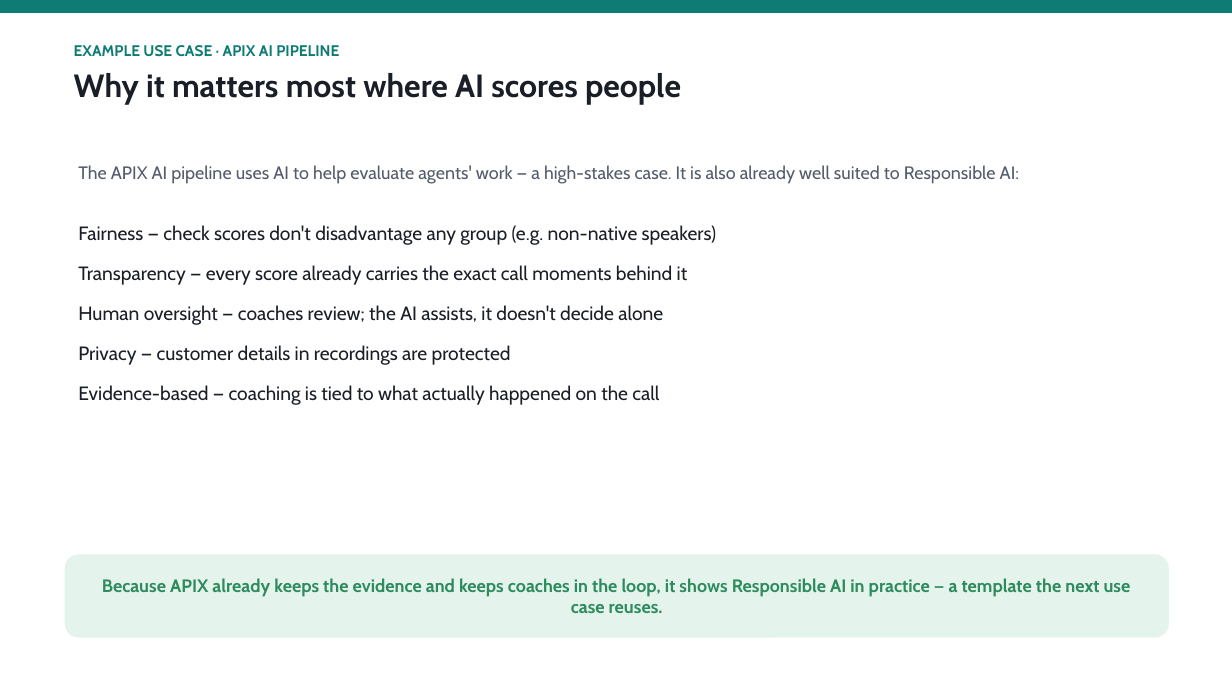
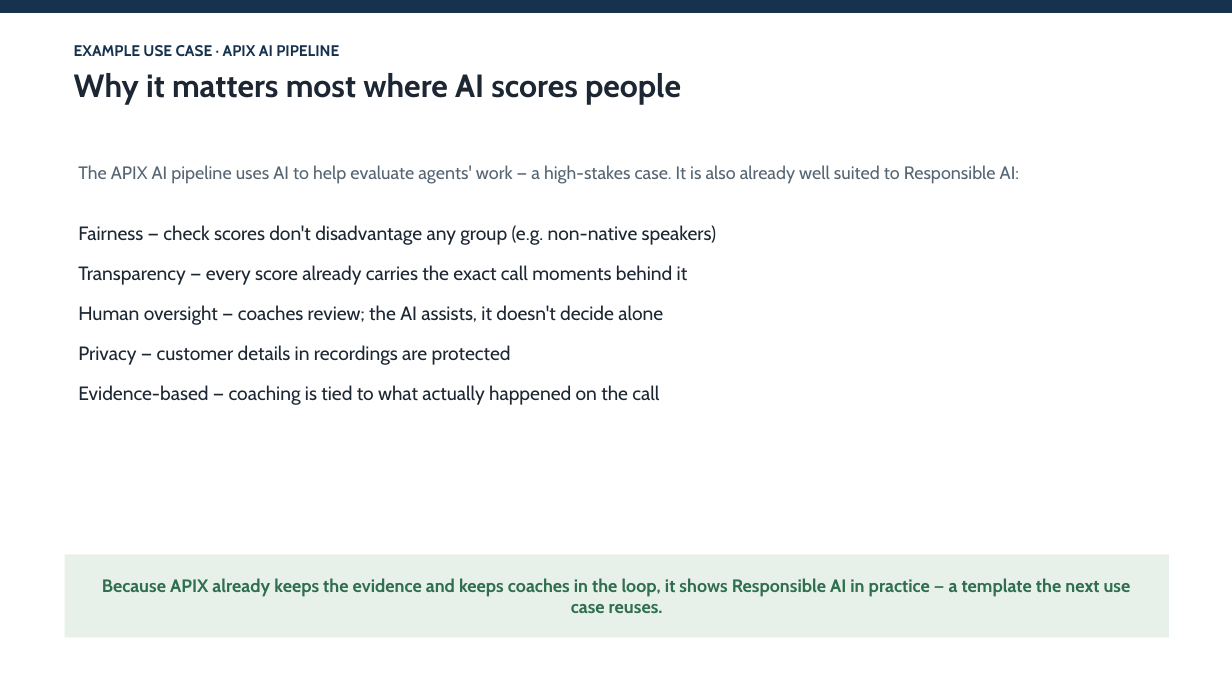
Before and after one commit to shyamanugu/LLMOps, a slide deck: slide 6 of usecases/ai_pipeline 2/docs/Responsible_AI_LLMOps.pptx. Drawn at 1232x693 pixels with LibreOffice and Linux fonts; fonts in the diff are those of the drawing. Boxes give left, top, right and bottom in pixels: in the first picture for what was removed or moved away, otherwise in the second. Text is boxed around its words. In the diff, an @@ line names an element or a change of style, - is before the commit and + after.

Commit message:
Restyle decks: corporate navy palette, flattened squared blocks (less templated)

```diff
--- a/usecases/ai_pipeline 2/docs/Responsible_AI_LLMOps.pptx
+++ b/usecases/ai_pipeline 2/docs/Responsible_AI_LLMOps.pptx
@@ rectangle at box(0, 0, 1232, 13): fill #0E7C74 to #16324F @@
@@ text "EXAMPLE USE CASE · APIX ..." at box(74, 45, 681, 104): text colour #0E7C74 to #16324F in "EXAMPLE USE CASE · APIX AI PIPELINE"; text colour #1A1F27 to #1C2733 in "Why it matters most where AI scores ..." @@
@@ text "Fairness — check scores don't ..." at box(78, 225, 716, 405): text colour #1A1F27 to #1C2733 @@
@@ rectangle "Because APIX already keeps the ..." at box(65, 555, 1169, 638): text colour #2E8B5E to #2F6E4E; rounded rectangle to rectangle; fill #E4F3EB to #E8F0EA @@
```
Also in this commit, not shown: 7 other slides changed, 1 other file.
